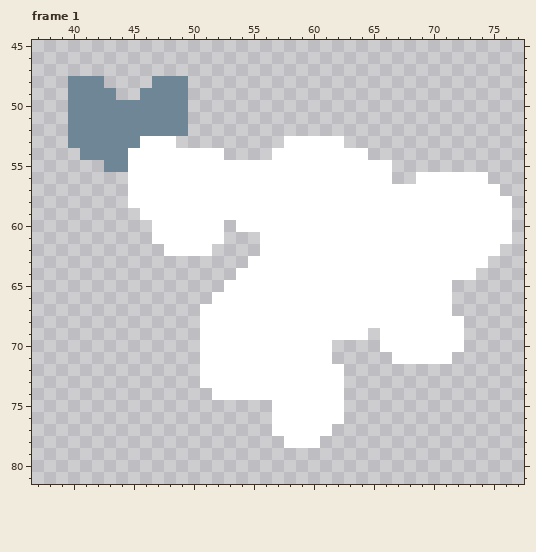
Edited in one commit: pixel-art file (characters/wizard/sprites/air_kick.ase). The first picture shows the starting point.
128x128 pixels, 3 frames. Shown: frame 1: x 37..77, y 45..81.
After:
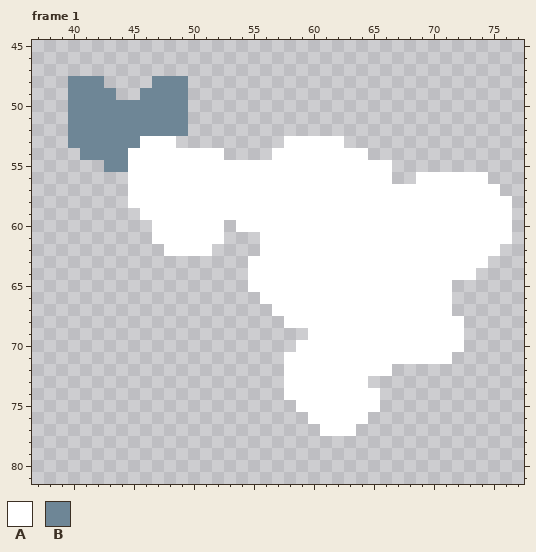
Palette (. is transparent): A #ffffff  B #6e8696
The exact change:
--- frame 1, layer "Layer 1"
@@ x 49..68 @@
 63 ......AAAAAAAAAAAAAA
-64 .....AAAAAAAAAAAAAAA
-65 ....AAAAAAAAAAAAAAAA
-66 ...AAAAAAAAAAAAAAAAA
-67 ..AAAAAAAAAAAAAAAAAA
-68 ..AAAAAAAAAAAAAAAAAA
-69 ..AAAAAAAAAAAAAA.AAA
-70 ..AAAAAAAAAAA....AAA
-71 ..AAAAAAAAAAA.....AA
-72 ..AAAAAAAAAAAA......
-73 ..AAAAAAAAAAAA......
-74 ...AAAAAAAAAAA......
-75 ........AAAAAA......
-76 ........AAAAAA......
-77 ........AAAAA.......
-78 .........AAA........
+64 ......AAAAAAAAAAAAAA
+65 ......AAAAAAAAAAAAAA
+66 .......AAAAAAAAAAAAA
+67 ........AAAAAAAAAAAA
+68 .........AAAAAAAAAAA
+69 ...........AAAAAAAAA
+70 ..........AAAAAAAAAA
+71 .........AAAAAAAAAAA
+72 .........AAAAAAAAA..
+73 .........AAAAAAA....
+74 .........AAAAAAAA...
+75 ..........AAAAAAA...
+76 ...........AAAAA....
+77 ............AAA.....
+78 ....................
 79 ....................
Where, in picture pixels (left, top, right, bottom), the same in both pictures:
changed: (200, 268, 392, 448)
